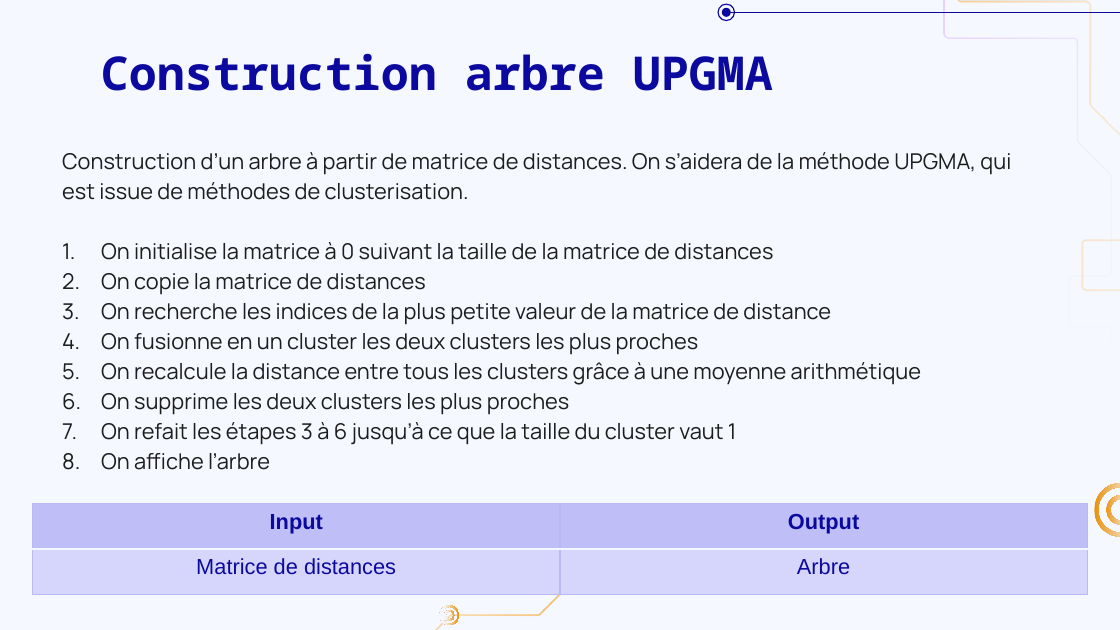
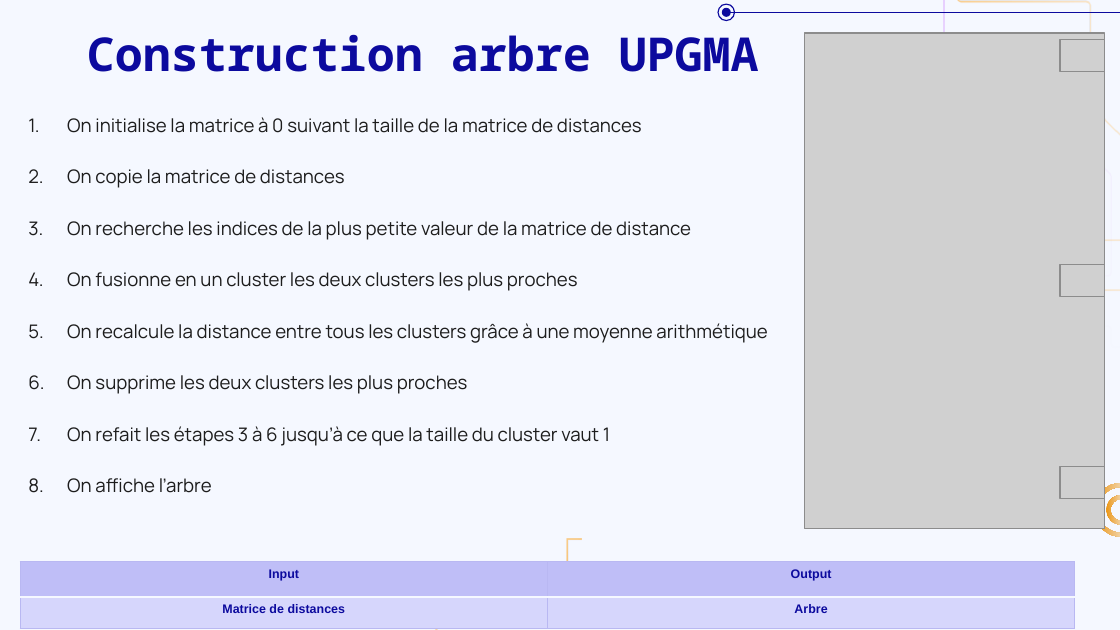
Before and after one commit to InLe074/LEBIB_Ines_Projet_Clustal_M2BI, a slide deck: slide 10 of Presentation_Projet_Clustal.pptx. Drawn at 1120x630 pixels with LibreOffice and Linux fonts; fonts in the diff are those of the drawing; grey boxes stand for pictures; background and template pictures are left out. Boxes give left, top, right and bottom in pixels: in the first picture for what was removed or moved away, otherwise in the second. Text is boxed around its words. In the diff, an @@ line names an element or a change of style, - is before the commit and + after.

```diff
--- a/Presentation_Projet_Clustal.pptx
+++ b/Presentation_Projet_Clustal.pptx
@@ title "Construction arbre UPGMA": place and size @@
-title "Construction arbre UPGMA" at (101,53,773,91)
+title "Construction arbre UPGMA" at (87,34,759,72)
@@ picture added at (804,32,1104,529) @@
@@ picture added at (1061,39,1105,72) @@
@@ subtitle "On initialise la matrice à ...": place and size @@
-subtitle "On initialise la matrice à ..." at (62,152,1011,470)
+subtitle "On initialise la matrice à ..." at (67,117,767,446)
@@ subtitle "On initialise la matrice à ..." at (67,117,767,446): size 14 to 12 pt; alignment left to justified @@
@@ subtitle at (62,152,1011,200): paragraph removed @@
-Construction d’un arbre à partir de matrice de distances. On s’aidera de la méthode UPGMA, qui est issue de méthodes de clusterisation.
@@ picture added at (1061,264,1105,297) @@
@@ picture added at (1061,466,1105,498) @@
@@ table at (20,561,1075,628) @@
@@ size 14 to 8 pt @@
@@ bold on in "Matrice de distances", "Arbre" @@
@@ table: place and size @@
-table at (32,504,1088,595)
+table at (20,561,1075,628)
```
Also in this commit, not shown: 9 other slides changed.
